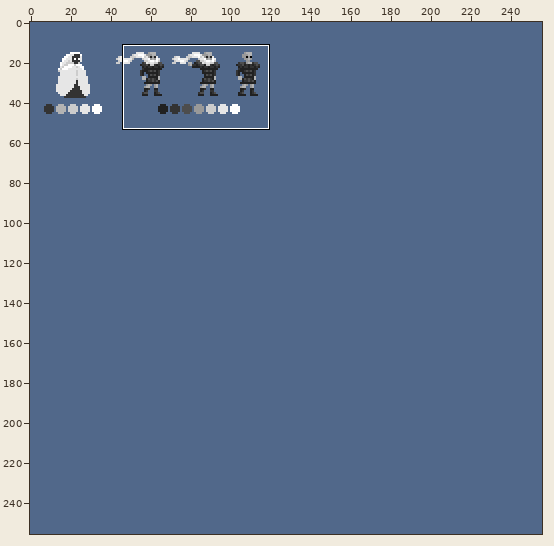
A pixel-art file gets an edit: ConceptArt/grimConcept.aseprite. The picture above shows the old version from afar; the outline marks the close-up.
Close-up. Before the commit:
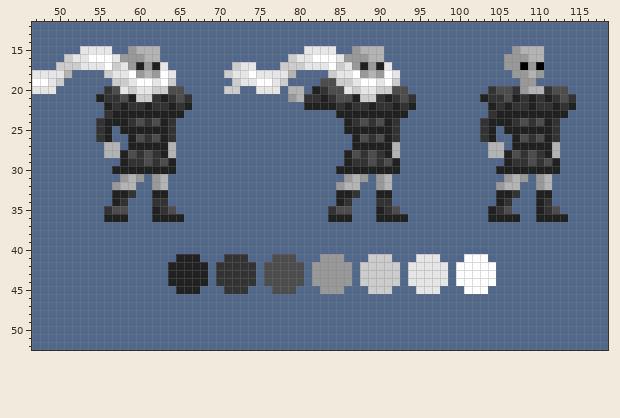
256x256 pixels, 1 frame. Shown: x 47..118, y 12..52.
After:
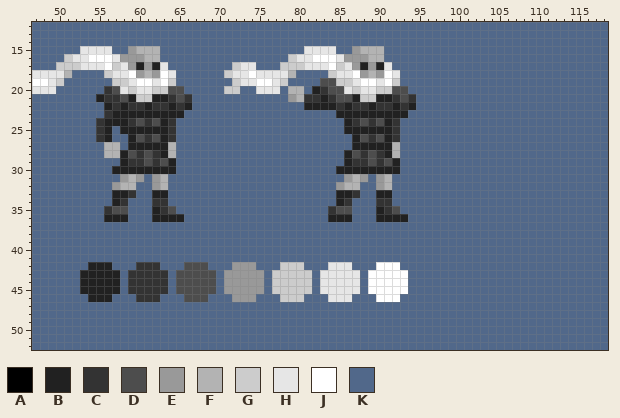
Palette (. is transparent): A #000000  B #212121  C #333333  D #4d4d4d  E #999999  F #b3b3b3  G #cccccc  H #e6e6e6  J #ffffff  K #51688a
Diff:
Changed rows in their new state; - is an unchanged pixel.
Layer "Layer 7":
first column x 62:
15 ---------------------------------------------KKKK----
16 --------------------------------------------KKKKK----
17 --------------------------------------------KKKKK----
18 ---------------------------------------------KKKK----
19 ----------------------------------------------KK-----
20 ------------------------------------------KKKKKKKKKK-
21 B---------------------------B------------KKKKKKKKKKKK
22 ------------------------------------------KKKKKKKKKKK
23 ------------------------------------------KKKKKKKKKK-
24 -----------------------------------------KKKKKKKKKK--
25 -----------------------------------------KK-KKKKKKK--
26 -----------------------------------------KK--KKKKKK--
27 ------------------------------------------KK-KKKKKK--
28 ------------------------------------------KKKKKKKKK--
29 --------------------------------------------KKKKKKK--
30 -------------------------------------------KKKKKKKK--
31 --------------------------------------------KKK-KK---
32 -------------------------------------------KKK--KK---
33 -------------------------------------------KKK--KK---
34 -------------------------------------------KK---KK---
35 ------------------------------------------KKK---KKK--
36 ------------------------------------------KKKK--KKKK-
first column x 53:
41 ------------KKK---KKK---KKK---KKK---KKK---KKK---KKK-
42 -BBB---CCC-KKDDD-KKEEE-KKGGG-KKHHH-KKJJJ-KKKKK-KKKKK
43 BBBBB-CCCCCKDDDDDKEEEEEKGGGGGKHHHHHKJJJJJKKKKK-KKKKK
44 BBBBB-CCCCCKDDDDDKEEEEEKGGGGGKHHHHHKJJJJJKKKKK-KKKKK
45 BBBBB-CCCCC-DDDDD-EEEEE-GGGGG-HHHHH-JJJJJ-KKK---KKK-
46 -BBB---CCC---DDD---EEE---GGG---HHH---JJJ------------
Pixel boxes of the changes (left, top, right, bottom) in both close-ups:
changed: (80, 46, 576, 302)
